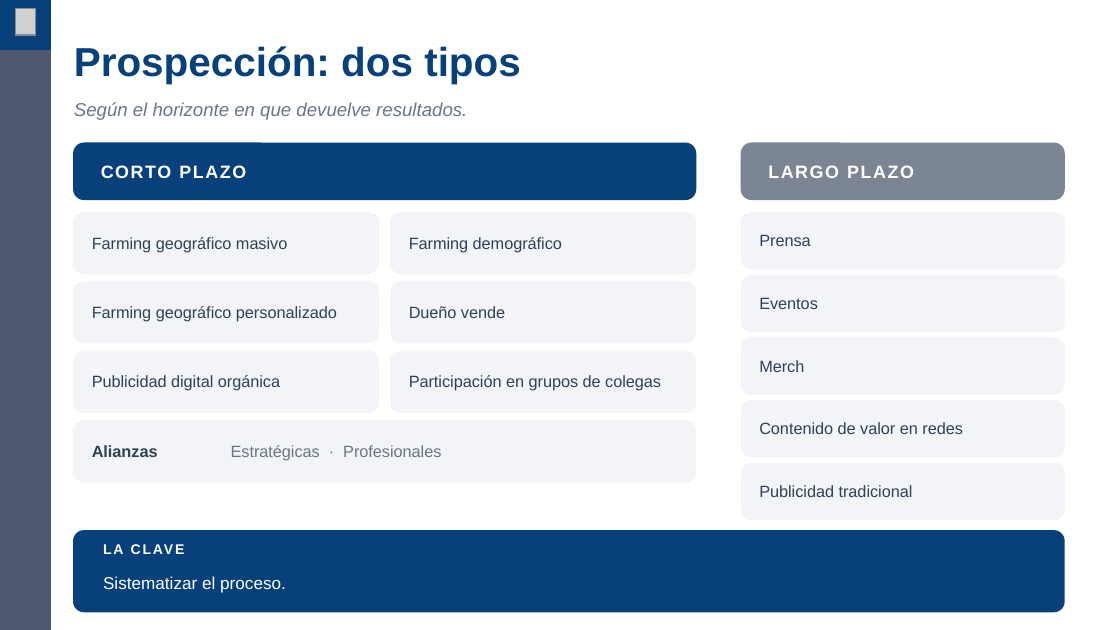
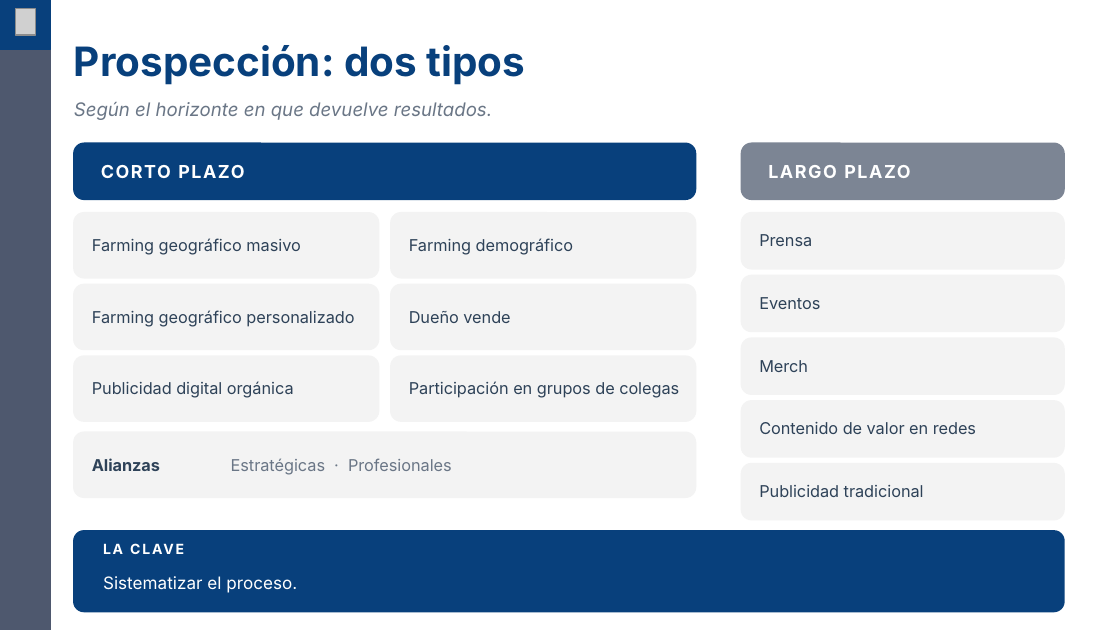
Before and after one commit to marcenapo-hub/KrakRealEstate, a slide deck: slide 3 of capacitaciones/prospeccion/Prospeccion.pptx. Drawn at 1120x630 pixels with LibreOffice and Linux fonts; fonts in the diff are those of the drawing; grey boxes stand for pictures; background and template pictures are left out. Boxes give left, top, right and bottom in pixels: in the first picture for what was removed or moved away, otherwise in the second. Text is boxed around its words. In the diff, an @@ line names an element or a change of style, - is before the commit and + after.

```diff
--- a/capacitaciones/prospeccion/Prospeccion.pptx
+++ b/capacitaciones/prospeccion/Prospeccion.pptx
@@ rounded rectangle: place and size @@
-rounded rectangle at (74, 213, 379, 273)
+rounded rectangle at (74, 213, 379, 278)
@@ rounded rectangle: place and size @@
-rounded rectangle at (391, 213, 696, 273)
+rounded rectangle at (391, 213, 696, 278)
@@ rounded rectangle: place and size @@
-rounded rectangle at (74, 282, 379, 343)
+rounded rectangle at (74, 284, 379, 349)
@@ rounded rectangle: place and size @@
-rounded rectangle at (391, 282, 696, 343)
+rounded rectangle at (391, 284, 696, 349)
@@ rounded rectangle: place and size @@
-rounded rectangle at (74, 352, 379, 412)
+rounded rectangle at (74, 356, 379, 421)
@@ rounded rectangle: place and size @@
-rounded rectangle at (391, 352, 696, 412)
+rounded rectangle at (391, 356, 696, 421)
@@ fill #F2F4F7 to #F3F3F3; outline #F2F4F7 1 pt to #F3F3F3 1 pt; proportions changed in 7 elements at (74, 213, 379, 278), (391, 213, 696, 278), (391, 284, 696, 349), (74, 284, 379, 349), (391, 356, 696, 421), (74, 356, 379, 421), (74, 432, 696, 497) @@
@@ rounded rectangle: place and size @@
-rounded rectangle at (74, 421, 696, 482)
+rounded rectangle at (74, 432, 696, 497)
@@ font Arial to Inter in 19 elements at (74, 45, 526, 85), (74, 102, 492, 120), (101, 165, 244, 178), (768, 165, 910, 178), (759, 234, 812, 246), (759, 297, 820, 309), (759, 360, 808, 372), (759, 422, 976, 434), (759, 485, 924, 497), (103, 536, 1037, 561), (103, 576, 297, 593), (92, 238, 300, 255), (409, 238, 573, 255), (92, 310, 354, 327), (409, 311, 510, 323), (92, 381, 294, 398), (409, 381, 679, 398), (231, 458, 452, 475), (92, 458, 160, 471) @@
@@ text "Alianzas": place and size @@
-text "Alianzas" at (92, 445, 158, 457)
+text "Alianzas" at (92, 458, 160, 471)
@@ text "Estratégicas · Profesionales": place and size @@
-text "Estratégicas · Profesionales" at (231, 445, 441, 461)
+text "Estratégicas · Profesionales" at (231, 458, 452, 475)
@@ fill #F2F4F7 to #F3F3F3; outline #F2F4F7 1 pt to #F3F3F3 1 pt in 5 elements at (741, 213, 1064, 269), (741, 276, 1064, 332), (741, 338, 1064, 394), (741, 401, 1064, 457), (741, 464, 1064, 520) @@
```
Also in this commit, not shown: 10 other slides changed, 6 other files.
